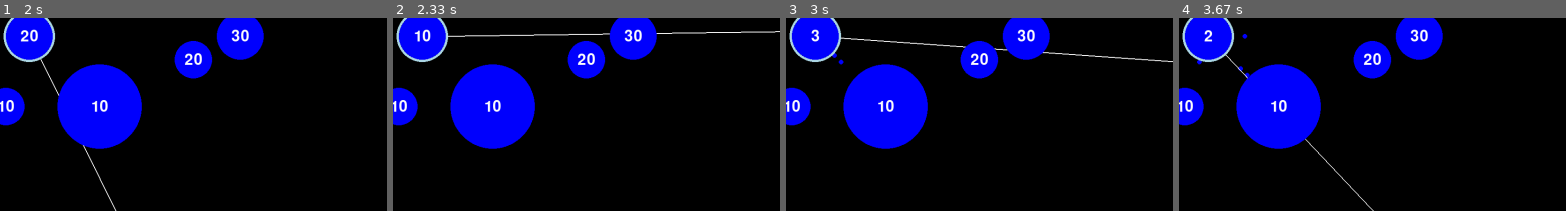
Above: before the commit, frames 1-4 (left to right).
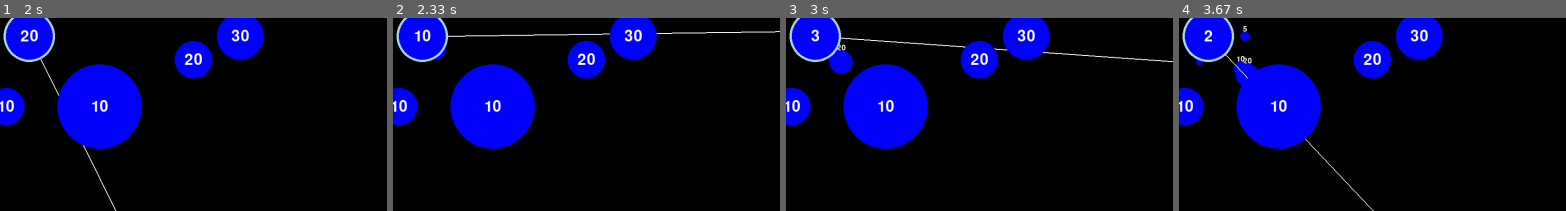
Above: after the commit, the same moments.

Repository: msa2984/teals-pygame
Game: pygame game, started from pygame/nano_wars/main.py
Same seed, same stepped clock (60 frames per second), same inputs: the game is played once before the commit and once after it.
Inputs (mouse positions are % of the whole screen's width and height, from its top left):
- Up to frame 1 (2 s): press the mouse at (3, 26) at 0.37 s; move the mouse to (12, 31) at 0.47 s; release the mouse at (20, 36) at 0.6 s; press the mouse at (3, 26) at 0.7 s; move the mouse to (10, 25) at 0.8 s; release the mouse at (17, 25) at 0.93 s; click (52, 50) at 1.05 s; press the mouse at (7, 8) at 1.37 s; move the mouse to (18, 53) at 1.47 s; release the mouse at (30, 98) at 1.6 s; press the mouse at (16, 26) at 1.7 s; move the mouse to (19, 51) at 1.8 s; release the mouse at (23, 76) at 1.93 s
- Up to frame 2 (2.33 s): press the mouse at (16, 26) at 2.03 s; move the mouse to (57, 16) at 2.13 s; release the mouse at (99, 6) at 2.27 s
- Up to frame 3 (3 s): press the mouse at (34, 8) at 2.37 s; move the mouse to (42, 8) at 2.47 s; release the mouse at (50, 7) at 2.6 s; press the mouse at (3, 26) at 2.7 s; move the mouse to (44, 23) at 2.8 s; release the mouse at (85, 19) at 2.93 s
- Up to frame 4 (3.67 s): press the mouse at (16, 26) at 3.03 s; move the mouse to (40, 37) at 3.13 s; release the mouse at (65, 48) at 3.27 s; press the mouse at (7, 8) at 3.37 s; move the mouse to (19, 35) at 3.47 s; release the mouse at (31, 61) at 3.6 s
The pictures show only the part of the screen within x 3-53%, y 4-54%; the shares and areas given below are measured in that part.

Frame 1 is identical in both runs. In frame 2, less than 0.1% of the frame differs, in the area x 10-14%, y 14-23%; in frame 3, 0.6%; in frame 4, 0.7%, in the area x 4-21%, y 4-36%.

Commit message:
huge progress

Diff:
--- a/pygame/nano_wars/logic/friendly_cell.py
+++ b/pygame/nano_wars/logic/friendly_cell.py
@@ -42,23 +42,25 @@
 
     for highlighted in highlighted_cells:
         if highlighted.counter >= 2:
-            mini_cell = spawn_and_move_mini_cells(highlighted, target_cell, mini_cells)  # Spawn mini-cells
             transfer_amount = highlighted.counter // 2
+            spawn_and_move_mini_cells(highlighted, target_cell, mini_cells, transfer_total=transfer_amount)  # Spawn mini-cells
+
             highlighted.counter -= transfer_amount
 
             # Create a Transfer object and append to the list
-            transfer_obj = Transfer(target_count=transfer_amount, target_cell=target_cell, source_minicell=mini_cell, distance=mini_cell.distance)
-            transfer_obj_list.append(transfer_obj)
+            # transfer_obj = Transfer(target_count=transfer_amount, target_cell=target_cell, source_minicell=mini_cell, distance=mini_cell.distance)
+            # transfer_obj_list.append(transfer_obj)
     return transfer_obj_list  # Return the list of Transfer objects
 
 # This function should manage the movement and drawing of mini-cells
-def update_mini_cells(mini_cells, screen):
+def update_mini_cells(mini_cells: list[MiniCell], screen):
     # Iterate over mini-cells and update them
     for mini_cell in mini_cells[:]:  # Use slice to safely remove during iteration
         # print(mini_cell.distance)
         mini_cell.move()
         mini_cell.draw(screen)
         if mini_cell.reached_target():
+            mini_cell.target_cell.counter += mini_cell.transfer_total
             print("reached target")
             mini_cells.remove(mini_cell)
             return True
--- a/pygame/nano_wars/main.py
+++ b/pygame/nano_wars/main.py
@@ -151,19 +151,21 @@
                             highlighted.line_end = None  # Stop drawing the line
                         highlighted_cells.clear()  # Clear the highlighted cells tracker
 
-    # In the update/draw section of your game loop
-    if update_mini_cells(mini_cells, screen):
-        # Sort the transfer_list by distance (ascending, so closer items come first)
-        transfer_list = sorted(transfer_list, key=lambda cell: cell.distance)
+    update_mini_cells(mini_cells, screen)
 
-        if transfer_list:  # Ensure the list is not empty
-            # Apply target_count to the closest cell (first in the list)
-            closest_transfer = transfer_list[0]
-            closest_transfer.target_cell.counter += closest_transfer.target_count
-            print(f"Updated cell: {closest_transfer.target_cell}, Transfer amount: {closest_transfer.target_count}, Distance: {closest_transfer.distance}")
+    # # In the update/draw section of your game loop
+    # if update_mini_cells(mini_cells, screen):
+    #     # Sort the transfer_list by distance (ascending, so closer items come first)
+    #     transfer_list = sorted(transfer_list, key=lambda cell: cell.distance)
 
-            # Remove the processed transfer from the list
-            transfer_list.pop(0)
+    #     if transfer_list:  # Ensure the list is not empty
+    #         # Apply target_count to the closest cell (first in the list)
+    #         closest_transfer = transfer_list[0]
+    #         closest_transfer.target_cell.counter += closest_transfer.target_count
+    #         print(f"Updated cell: {closest_transfer.target_cell}, Transfer amount: {closest_transfer.target_count}, Distance: {closest_transfer.distance}")
+
+    #         # Remove the processed transfer from the list
+    #         transfer_list.pop(0)
 
 
     # Get the current time in milliseconds
--- a/pygame/nano_wars/models/mini_cell.py
+++ b/pygame/nano_wars/models/mini_cell.py
@@ -4,13 +4,15 @@
 from models.cell import Cell
 
 class MiniCell:
-    def __init__(self, start_pos, target_pos, color, speed=1):
+    def __init__(self, start_pos, target_pos, color, transfer_total, target_cell, speed=1):
         self.pos = list(start_pos)  # Current position of the mini cell
         self.target_pos = target_pos  # Target position of the mini cell
         self.color = BLUE
         self.radius = 5  # Radius of the mini cell
         self.speed = speed  # Movement speed
         self.direction = self.calculate_direction()  # Direction towards the target
+        self.transfer_total = transfer_total
+        self.target_cell = target_cell
 
     def calculate_direction(self):
         # Calculate the direction vector towards the target
@@ -36,13 +38,32 @@
         # print(result)
         return result
 
+    def get_radius(self):
+        # Calculate the radius based on transfer_total
+        return max(5, self.radius + self.transfer_total)  # Adjust the scaling factor as needed
+
     def draw(self, screen):
-        pygame.draw.circle(screen, self.color, (int(self.pos[0]), int(self.pos[1])), self.radius)
+        # Draw the mini cell as a circle
+        radius = self.get_radius()  # Get the dynamic radius
+        pygame.draw.circle(screen, self.color, (int(self.pos[0]), int(self.pos[1])), radius)
+
+        # Draw the transfer_total slightly above the mini cell
+        font = pygame.font.SysFont(None, 24)  # You can adjust the font size
+        text_surface = font.render(str(self.transfer_total), True, (255, 255, 255))  # White color for text
+
+        # Calculate text position (slightly above the circle)
+        text_x = int(self.pos[0])  # Center horizontally
+        text_y = int(self.pos[1]) - radius - 5  # Adjust this value to move the text higher or lower
+        text_rect = text_surface.get_rect(center=(text_x, text_y))  # Center the text above the mini cell
+
+        # Draw the text on the screen
+        screen.blit(text_surface, text_rect)
 
 
-def spawn_and_move_mini_cells(cell: Cell, target_cell: Cell, mini_cells: list):
+
+def spawn_and_move_mini_cells(cell: Cell, target_cell: Cell, mini_cells: list, transfer_total: int):
     start_pos = cell.position
     target_pos = target_cell.position
-    mini_cell = MiniCell(start_pos, target_pos, cell.color)
+    mini_cell = MiniCell(start_pos=start_pos, target_pos=target_pos, color=cell.color, transfer_total=transfer_total, target_cell=target_cell)
     mini_cells.append(mini_cell)
     return mini_cell
